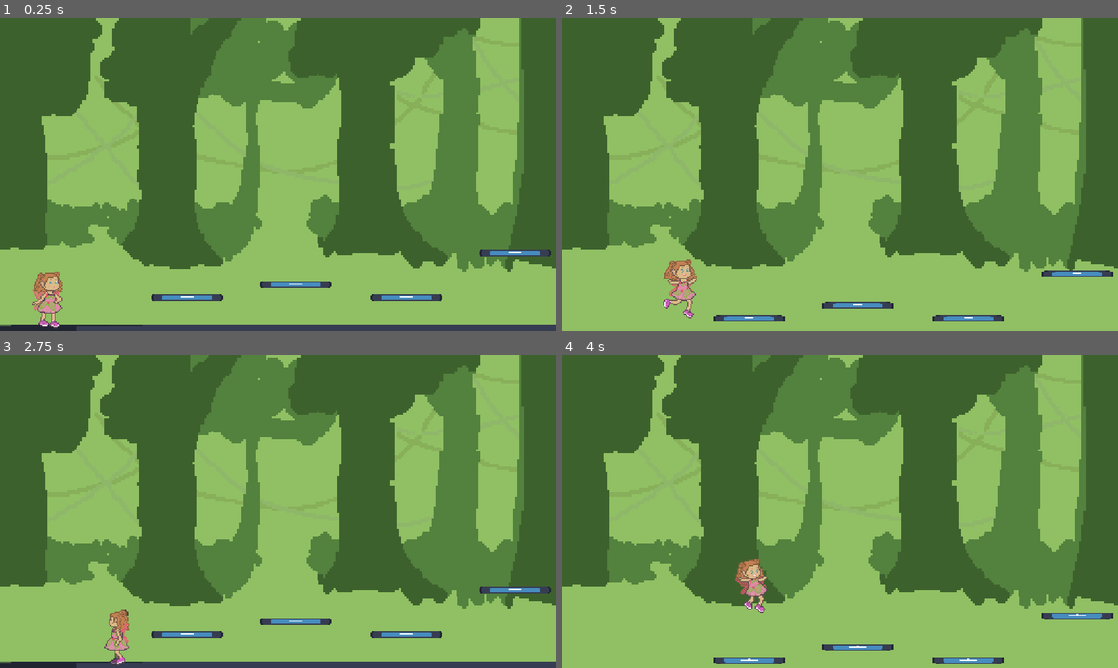
Above: before the commit, frames 1-4 (two rows, left to right).
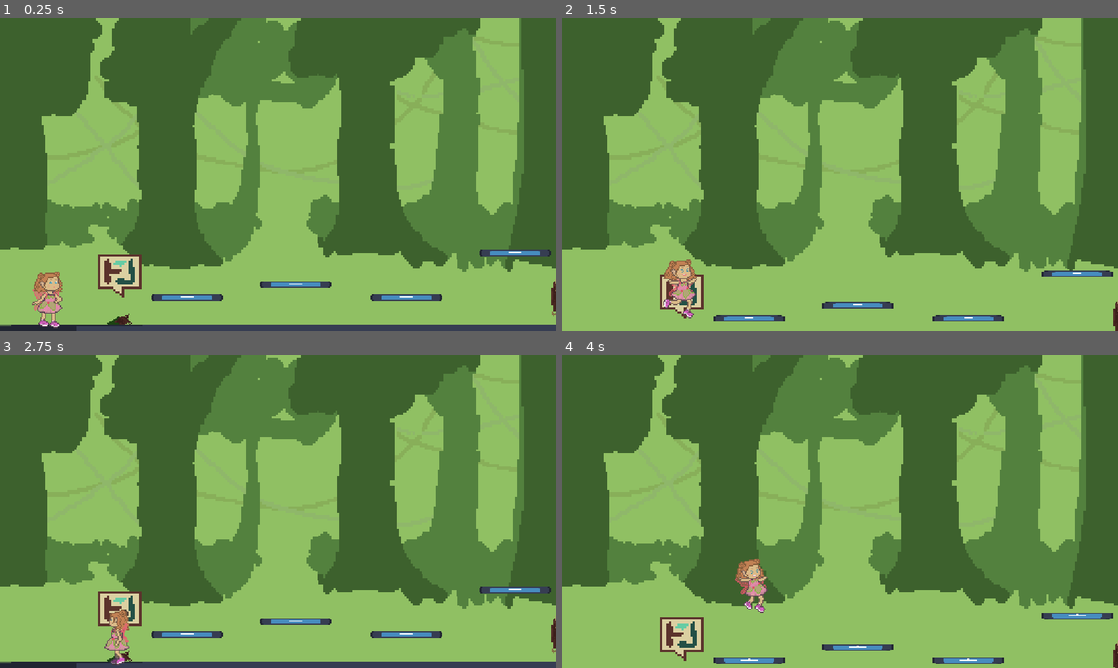
Above: after the commit, the same moments.

Repository: AlexReidNZ/Into-The-Pixie-Kingdom
Game: Godot game, scene res://platformer/platform_level.tscn
Two runs of this game, one before a commit and one after it. Both use one fixed random seed, a clock stepped at 60 frames per second and the inputs below. The engine's default icon, where the game draws it, is replaced by a stand-in: a white triangle on a blue panel in a dark square.
Inputs (mouse positions are in pixels of both pictures, inside the frame that each line leads up to):
- Up to frame 1 (0.25 s): no input
- Up to frame 2 (1.5 s): tap Enter (ui_accept) at 0.5 s; move the mouse to (962, 158) at 0.52 s; press the mouse at (962, 158) at 0.53 s; hold Right (move_right) from 0.53 s (still down); tap Space (jump) at 0.77 s; move the mouse to (728, 190) at 1.27 s; release the mouse at (728, 190) at 1.28 s; click (728, 190) at 1.35 s
- Up to frame 3 (2.75 s): tap Space (jump) at 1.52 s; move the mouse to (333, 442) at 2.02 s; release Right (move_right) at 2.03 s; press the mouse at (333, 442) at 2.03 s; hold Left (move_left) from 2.03 s (still down); tap R (rotate puzzle piece) at 2.1 s
- Up to frame 4 (4 s): move the mouse to (812, 574) at 2.77 s; release Left (move_left) at 2.78 s; release the mouse at (812, 574) at 2.78 s; hold Right (move_right) from 2.78 s (still down); tap Shift (run) at 2.85 s; tap Space (jump) at 3.02, 3.77 s; click (812, 574) at 3.05 s; move the mouse to (1006, 558) at 3.52 s; press the mouse at (1006, 558) at 3.53 s

The runs differ from the first frame. In frame 1, 1.1% of the frame differs, in the area x 17-100%, y 75-98%; in frame 2, 0.6%; in frame 3, 0.8%; in frame 4, 1.0%.

Commit message:
feat: add implementation for second puzzle to level

Diff:
--- a/Scenes/Puzzle/puzzle.tscn
+++ b/Scenes/Puzzle/puzzle.tscn
@@ -42,7 +42,7 @@
 mouse_filter = 2
 texture = ExtResource("1_ldf3w")
 
-[node name="GridSlots" type="Node2D" parent="GridBorderSprite"]
+[node name="GridSlots" type="Node2D" parent="GridBorderSprite" groups=["Puzzle1Colliders"]]
 position = Vector2(-96, -59.5)
 
 [node name="PuzzleSlot1" parent="GridBorderSprite/GridSlots" instance=ExtResource("5_q23f7")]
--- /dev/null
+++ b/Scenes/Puzzle/puzzle02.tscn
@@ -0,0 +1,208 @@
+[gd_scene load_steps=15 format=3 uid="uid://d0q7ekijn3xcg"]
+
+[ext_resource type="Script" path="res://Scripts/puzzle/puzzleManager.gd" id="1_kx7l1"]
+[ext_resource type="Texture2D" uid="uid://b3wxwjhe2nv4k" path="res://Sprites/Puzzle/ivypath frame02.png" id="2_y03if"]
+[ext_resource type="PackedScene" uid="uid://dpbk473o0mgwi" path="res://Scenes/Puzzle/PuzzleSlot.tscn" id="3_l4llq"]
+[ext_resource type="PackedScene" uid="uid://cyhmn6hjhlm2f" path="res://Scenes/Puzzle/PuzzleBlocks/puzzle_piece_l.tscn" id="4_qw1qi"]
+[ext_resource type="PackedScene" uid="uid://c1vruqq0sq1c5" path="res://Scenes/Puzzle/PuzzleBlocks/puzzle_piece_square.tscn" id="6_g4ofa"]
+[ext_resource type="PackedScene" uid="uid://b7sjuewe0grbs" path="res://Scenes/Puzzle/PuzzleBlocks/puzzle_piece_straight_l.tscn" id="7_bsjqu"]
+[ext_resource type="PackedScene" uid="uid://cytyrkcontwse" path="res://Scenes/Puzzle/PuzzleBlocks/puzzle_piece_s.tscn" id="7_d2h45"]
+[ext_resource type="PackedScene" uid="uid://flj1uy4s5840" path="res://Scenes/Puzzle/PuzzleBlocks/puzzle_piece_straight_s.tscn" id="8_l0dao"]
+[ext_resource type="PackedScene" uid="uid://bqci0lybmp3w8" path="res://Scenes/Puzzle/PuzzleBlocks/puzzle_piece_f.tscn" id="9_lqd41"]
+[ext_resource type="Script" path="res://Scenes/Puzzle/back_button.gd" id="9_xmcks"]
+[ext_resource type="Texture2D" uid="uid://jvq16braaowp" path="res://Sprites/Puzzle/backButton.png" id="10_djevq"]
+[ext_resource type="PackedScene" uid="uid://dh8lwaixxleby" path="res://Scenes/Puzzle/PuzzleBlocks/puzzle_piece_t.tscn" id="10_ec3wr"]
+[ext_resource type="PackedScene" uid="uid://ohifdccu0ptl" path="res://Scenes/Puzzle/PuzzleBlocks/puzzle_piece_d.tscn" id="11_0jvmu"]
+
+[sub_resource type="RectangleShape2D" id="RectangleShape2D_iywf2"]
+size = Vector2(20, 13)
+
+[node name="Puzzle" type="Control"]
+layout_mode = 3
+anchors_preset = 15
+anchor_right = 1.0
+anchor_bottom = 1.0
+grow_horizontal = 2
+grow_vertical = 2
+size_flags_horizontal = 4
+size_flags_vertical = 4
+mouse_filter = 2
+script = ExtResource("1_kx7l1")
+
+[node name="GridBorderSprite" type="TextureRect" parent="."]
+layout_mode = 1
+anchors_preset = 8
+anchor_left = 0.5
+anchor_top = 0.5
+anchor_right = 0.5
+anchor_bottom = 0.5
+offset_left = -160.0
+offset_top = -84.5
+offset_right = 160.0
+offset_bottom = 84.5
+grow_horizontal = 2
+grow_vertical = 2
+mouse_filter = 2
+texture = ExtResource("2_y03if")
+
+[node name="GridSlots" type="Node2D" parent="GridBorderSprite" groups=["Puzzle2Colliders"]]
+position = Vector2(-96, -59.5)
+
+[node name="PuzzleSlot1" parent="GridBorderSprite/GridSlots" instance=ExtResource("3_l4llq")]
+position = Vector2(200, 88)
+
+[node name="PuzzleSlot2" parent="GridBorderSprite/GridSlots" instance=ExtResource("3_l4llq")]
+position = Vector2(222, 88)
+
+[node name="PuzzleSlot3" parent="GridBorderSprite/GridSlots" instance=ExtResource("3_l4llq")]
+position = Vector2(244, 88)
+
+[node name="PuzzleSlot4" parent="GridBorderSprite/GridSlots" instance=ExtResource("3_l4llq")]
+position = Vector2(266, 88)
+
+[node name="PuzzleSlot5" parent="GridBorderSprite/GridSlots" instance=ExtResource("3_l4llq")]
+position = Vector2(288, 88)
+
+[node name="PuzzleSlot6" parent="GridBorderSprite/GridSlots" instance=ExtResource("3_l4llq")]
+position = Vector2(310, 88)
+
+[node name="PuzzleSlot7" parent="GridBorderSprite/GridSlots" instance=ExtResource("3_l4llq")]
+position = Vector2(200, 110)
+
+[node name="PuzzleSlot8" parent="GridBorderSprite/GridSlots" instance=ExtResource("3_l4llq")]
+position = Vector2(222, 110)
+
+[node name="PuzzleSlot9" parent="GridBorderSprite/GridSlots" instance=ExtResource("3_l4llq")]
+position = Vector2(244, 110)
+
+[node name="PuzzleSlot10" parent="GridBorderSprite/GridSlots" instance=ExtResource("3_l4llq")]
+position = Vector2(266, 110)
+
+[node name="PuzzleSlot11" parent="GridBorderSprite/GridSlots" instance=ExtResource("3_l4llq")]
+position = Vector2(288, 110)
+
+[node name="PuzzleSlot12" parent="GridBorderSprite/GridSlots" instance=ExtResource("3_l4llq")]
+position = Vector2(310, 110)
+
+[node name="PuzzleSlot13" parent="GridBorderSprite/GridSlots" instance=ExtResource("3_l4llq")]
+position = Vector2(200, 132)
+
+[node name="PuzzleSlot14" parent="GridBorderSprite/GridSlots" instance=ExtResource("3_l4llq")]
+position = Vector2(222, 132)
+
+[node name="PuzzleSlot15" parent="GridBorderSprite/GridSlots" instance=ExtResource("3_l4llq")]
+position = Vector2(244, 132)
+
+[node name="PuzzleSlot16" parent="GridBorderSprite/GridSlots" instance=ExtResource("3_l4llq")]
+position = Vector2(266, 132)
+
+[node name="PuzzleSlot17" parent="GridBorderSprite/GridSlots" instance=ExtResource("3_l4llq")]
+position = Vector2(288, 132)
+
+[node name="PuzzleSlot18" parent="GridBorderSprite/GridSlots" instance=ExtResource("3_l4llq")]
+position = Vector2(310, 132)
+
+[node name="PuzzleSlot19" parent="GridBorderSprite/GridSlots" instance=ExtResource("3_l4llq")]
+position = Vector2(200, 154)
+
+[node name="PuzzleSlot20" parent="GridBorderSprite/GridSlots" instance=ExtResource("3_l4llq")]
+position = Vector2(222, 154)
+
+[node name="PuzzleSlot21" parent="GridBorderSprite/GridSlots" instance=ExtResource("3_l4llq")]
+position = Vector2(244, 154)
+
+[node name="PuzzleSlot22" parent="GridBorderSprite/GridSlots" instance=ExtResource("3_l4llq")]
+position = Vector2(266, 154)
+
+[node name="PuzzleSlot23" parent="GridBorderSprite/GridSlots" instance=ExtResource("3_l4llq")]
+position = Vector2(288, 154)
+
+[node name="PuzzleSlot24" parent="GridBorderSprite/GridSlots" instance=ExtResource("3_l4llq")]
+position = Vector2(310, 154)
+
+[node name="PuzzleSlot25" parent="GridBorderSprite/GridSlots" instance=ExtResource("3_l4llq")]
+position = Vector2(200, 176)
+
+[node name="PuzzleSlot26" parent="GridBorderSprite/GridSlots" instance=ExtResource("3_l4llq")]
+position = Vector2(222, 176)
+
+[node name="PuzzleSlot27" parent="GridBorderSprite/GridSlots" instance=ExtResource("3_l4llq")]
+position = Vector2(244, 176)
+
+[node name="PuzzleSlot28" parent="GridBorderSprite/GridSlots" instance=ExtResource("3_l4llq")]
+position = Vector2(266, 176)
+
+[node name="PuzzleSlot29" parent="GridBorderSprite/GridSlots" instance=ExtResource("3_l4llq")]
+position = Vector2(288, 176)
+
+[node name="PuzzleSlot30" parent="GridBorderSprite/GridSlots" instance=ExtResource("3_l4llq")]
+position = Vector2(310, 176)
+
+[node name="PuzzleSlot31" parent="GridBorderSprite/GridSlots" instance=ExtResource("3_l4llq")]
+position = Vector2(200, 198)
+
+[node name="PuzzleSlot32" parent="GridBorderSprite/GridSlots" instance=ExtResource("3_l4llq")]
+position = Vector2(222, 198)
+
+[node name="PuzzleSlot33" parent="GridBorderSprite/GridSlots" instance=ExtResource("3_l4llq")]
+position = Vector2(244, 198)
+
+[node name="PuzzleSlot34" parent="GridBorderSprite/GridSlots" instance=ExtResource("3_l4llq")]
+position = Vector2(266, 198)
+
+[node name="PuzzleSlot35" parent="GridBorderSprite/GridSlots" instance=ExtResource("3_l4llq")]
+position = Vector2(288, 198)
+
+[node name="PuzzleSlot36" parent="GridBorderSprite/GridSlots" instance=ExtResource("3_l4llq")]
+position = Vector2(310, 198)
+
+[node name="PuzzlePieces" type="Node2D" parent="GridBorderSprite"]
+
+[node name="PuzzlePieceL" parent="GridBorderSprite/PuzzlePieces" instance=ExtResource("4_qw1qi")]
+position = Vector2(287, 142.5)
+rotation = 4.71239
+scale = Vector2(-1, 1)
+
+[node name="PuzzlePieceSquare" parent="GridBorderSprite/PuzzlePieces" instance=ExtResource("6_g4ofa")]
+position = Vector2(297, 23.5)
+
+[node name="PuzzlePieceStraightL" parent="GridBorderSprite/PuzzlePieces" instance=ExtResource("7_bsjqu")]
+position = Vector2(41, 149.5)
+
+[node name="PuzzlePieceS" parent="GridBorderSprite/PuzzlePieces" instance=ExtResource("7_d2h45")]
+position = Vector2(295, 87.5)
+rotation = 1.5708
+
+[node name="PuzzlePieceS2" parent="GridBorderSprite/PuzzlePieces" instance=ExtResource("7_d2h45")]
+position = Vector2(40, 47.5)
+scale = Vector2(-1, 1)
+
+[node name="PuzzlePieceStraightS" parent="GridBorderSprite/PuzzlePieces" instance=ExtResource("8_l0dao")]
+position = Vector2(260, 114.5)
+rotation = 1.5708
+
+[node name="PuzzlePieceF" parent="GridBorderSprite/PuzzlePieces" instance=ExtResource("9_lqd41")]
+position = Vector2(55, 105.5)
+rotation = 1.5708
+
+[node name="PuzzlePieceT" parent="GridBorderSprite/PuzzlePieces" instance=ExtResource("10_ec3wr")]
+position = Vector2(256, 44.5)
+rotation = 1.5708
+
+[node name="PuzzlePieceD" parent="GridBorderSprite/PuzzlePieces" instance=ExtResource("11_0jvmu")]
+position = Vector2(22, 104.5)
+rotation = 1.5708
+
+[node name="BackButton" type="Area2D" parent="GridBorderSprite"]
+position = Vector2(27, 16.5)
+script = ExtResource("9_xmcks")
+metadata/_edit_group_ = true
+
+[node name="CollisionShape2D" type="CollisionShape2D" parent="GridBorderSprite/BackButton"]
+shape = SubResource("RectangleShape2D_iywf2")
+
+[node name="Sprite2D" type="Sprite2D" parent="GridBorderSprite/BackButton"]
+texture = ExtResource("10_djevq")
+
+[connection signal="mouse_entered" from="GridBorderSprite/BackButton" to="GridBorderSprite/BackButton" method="_on_mouse_entered"]
+[connection signal="mouse_exited" from="GridBorderSprite/BackButton" to="GridBorderSprite/BackButton" method="_on_mouse_exited"]
--- /dev/null
+++ b/Scenes/Puzzle/puzzle03.tscn
@@ -0,0 +1,199 @@
+[gd_scene load_steps=12 format=3 uid="uid://doot1xvshlh6h"]
+
+[ext_resource type="Script" path="res://Scripts/puzzle/puzzleManager.gd" id="1_rdvuq"]
+[ext_resource type="Texture2D" uid="uid://b3wxwjhe2nv4k" path="res://Sprites/Puzzle/ivypath frame02.png" id="2_yjw5c"]
+[ext_resource type="PackedScene" uid="uid://dpbk473o0mgwi" path="res://Scenes/Puzzle/PuzzleSlot.tscn" id="3_lxdr1"]
+[ext_resource type="PackedScene" uid="uid://cyhmn6hjhlm2f" path="res://Scenes/Puzzle/PuzzleBlocks/puzzle_piece_l.tscn" id="4_htb1p"]
+[ext_resource type="PackedScene" uid="uid://bro3kv71gwr07" path="res://Scenes/Puzzle/PuzzleBlocks/puzzle_piece_l_long.tscn" id="5_k0svw"]
+[ext_resource type="PackedScene" uid="uid://c1vruqq0sq1c5" path="res://Scenes/Puzzle/PuzzleBlocks/puzzle_piece_square.tscn" id="6_6hoht"]
+[ext_resource type="PackedScene" uid="uid://b7sjuewe0grbs" path="res://Scenes/Puzzle/PuzzleBlocks/puzzle_piece_straight_l.tscn" id="7_fx1eh"]
+[ext_resource type="PackedScene" uid="uid://bifq4bdf61s8b" path="res://Scenes/Puzzle/PuzzleBlocks/puzzle_piece_straight_m.tscn" id="8_j4jcg"]
+[ext_resource type="Script" path="res://Scenes/Puzzle/back_button.gd" id="9_vybjj"]
+[ext_resource type="Texture2D" uid="uid://jvq16braaowp" path="res://Sprites/Puzzle/backButton.png" id="10_mcvb8"]
+
+[sub_resource type="RectangleShape2D" id="RectangleShape2D_iywf2"]
+size = Vector2(20, 13)
+
+[node name="Puzzle" type="Control"]
+layout_mode = 3
+anchors_preset = 15
+anchor_right = 1.0
+anchor_bottom = 1.0
+grow_horizontal = 2
+grow_vertical = 2
+size_flags_horizontal = 4
+size_flags_vertical = 4
+mouse_filter = 2
+script = ExtResource("1_rdvuq")
+
+[node name="GridBorderSprite" type="TextureRect" parent="."]
+layout_mode = 1
+anchors_preset = 8
+anchor_left = 0.5
+anchor_top = 0.5
+anchor_right = 0.5
+anchor_bottom = 0.5
+offset_left = -160.0
+offset_top = -84.5
+offset_right = 160.0
+offset_bottom = 84.5
+grow_horizontal = 2
+grow_vertical = 2
+mouse_filter = 2
+texture = ExtResource("2_yjw5c")
+
+[node name="GridSlots" type="Node2D" parent="GridBorderSprite"]
+position = Vector2(-96, -59.5)
+
+[node name="PuzzleSlot1" parent="GridBorderSprite/GridSlots" instance=ExtResource("3_lxdr1")]
+position = Vector2(200, 88)
+
+[node name="PuzzleSlot2" parent="GridBorderSprite/GridSlots" instance=ExtResource("3_lxdr1")]
+position = Vector2(222, 88)
+
+[node name="PuzzleSlot3" parent="GridBorderSprite/GridSlots" instance=ExtResource("3_lxdr1")]
+position = Vector2(244, 88)
+
+[node name="PuzzleSlot4" parent="GridBorderSprite/GridSlots" instance=ExtResource("3_lxdr1")]
+position = Vector2(266, 88)
+
+[node name="PuzzleSlot5" parent="GridBorderSprite/GridSlots" instance=ExtResource("3_lxdr1")]
+position = Vector2(288, 88)
+
+[node name="PuzzleSlot6" parent="GridBorderSprite/GridSlots" instance=ExtResource("3_lxdr1")]
+position = Vector2(310, 88)
+
+[node name="PuzzleSlot7" parent="GridBorderSprite/GridSlots" instance=ExtResource("3_lxdr1")]
+position = Vector2(200, 110)
+
+[node name="PuzzleSlot8" parent="GridBorderSprite/GridSlots" instance=ExtResource("3_lxdr1")]
+position = Vector2(222, 110)
+
+[node name="PuzzleSlot9" parent="GridBorderSprite/GridSlots" instance=ExtResource("3_lxdr1")]
+position = Vector2(244, 110)
+
+[node name="PuzzleSlot10" parent="GridBorderSprite/GridSlots" instance=ExtResource("3_lxdr1")]
+position = Vector2(266, 110)
+
+[node name="PuzzleSlot11" parent="GridBorderSprite/GridSlots" instance=ExtResource("3_lxdr1")]
+position = Vector2(288, 110)
+
+[node name="PuzzleSlot12" parent="GridBorderSprite/GridSlots" instance=ExtResource("3_lxdr1")]
+position = Vector2(310, 110)
+
+[node name="PuzzleSlot13" parent="GridBorderSprite/GridSlots" instance=ExtResource("3_lxdr1")]
+position = Vector2(200, 132)
+
+[node name="PuzzleSlot14" parent="GridBorderSprite/GridSlots" instance=ExtResource("3_lxdr1")]
+position = Vector2(222, 132)
+
+[node name="PuzzleSlot15" parent="GridBorderSprite/GridSlots" instance=ExtResource("3_lxdr1")]
+position = Vector2(244, 132)
+
+[node name="PuzzleSlot16" parent="GridBorderSprite/GridSlots" instance=ExtResource("3_lxdr1")]
+position = Vector2(266, 132)
+
+[node name="PuzzleSlot17" parent="GridBorderSprite/GridSlots" instance=ExtResource("3_lxdr1")]
+position = Vector2(288, 132)
+
+[node name="PuzzleSlot18" parent="GridBorderSprite/GridSlots" instance=ExtResource("3_lxdr1")]
+position = Vector2(310, 132)
+
+[node name="PuzzleSlot19" parent="GridBorderSprite/GridSlots" instance=ExtResource("3_lxdr1")]
+position = Vector2(200, 154)
+
+[node name="PuzzleSlot20" parent="GridBorderSprite/GridSlots" instance=ExtResource("3_lxdr1")]
+position = Vector2(222, 154)
+
+[node name="PuzzleSlot21" parent="GridBorderSprite/GridSlots" instance=ExtResource("3_lxdr1")]
+position = Vector2(244, 154)
+
+[node name="PuzzleSlot22" parent="GridBorderSprite/GridSlots" instance=ExtResource("3_lxdr1")]
+position = Vector2(266, 154)
+
+[node name="PuzzleSlot23" parent="GridBorderSprite/GridSlots" instance=ExtResource("3_lxdr1")]
+position = Vector2(288, 154)
+
+[node name="PuzzleSlot24" parent="GridBorderSprite/GridSlots" instance=ExtResource("3_lxdr1")]
+position = Vector2(310, 154)
+
+[node name="PuzzleSlot25" parent="GridBorderSprite/GridSlots" instance=ExtResource("3_lxdr1")]
+position = Vector2(200, 176)
+
+[node name="PuzzleSlot26" parent="GridBorderSprite/GridSlots" instance=ExtResource("3_lxdr1")]
+position = Vector2(222, 176)
+
+[node name="PuzzleSlot27" parent="GridBorderSprite/GridSlots" instance=ExtResource("3_lxdr1")]
+position = Vector2(244, 176)
+
+[node name="PuzzleSlot28" parent="GridBorderSprite/GridSlots" instance=ExtResource("3_lxdr1")]
+position = Vector2(266, 176)
+
+[node name="PuzzleSlot29" parent="GridBorderSprite/GridSlots" instance=ExtResource("3_lxdr1")]
+position = Vector2(288, 176)
+
+[node name="PuzzleSlot30" parent="GridBorderSprite/GridSlots" instance=ExtResource("3_lxdr1")]
+position = Vector2(310, 176)
+
+[node name="PuzzleSlot31" parent="GridBorderSprite/GridSlots" instance=ExtResource("3_lxdr1")]
+position = Vector2(200, 198)
+
+[node name="PuzzleSlot32" parent="GridBorderSprite/GridSlots" instance=ExtResource("3_lxdr1")]
+position = Vector2(222, 198)
+
+[node name="PuzzleSlot33" parent="GridBorderSprite/GridSlots" instance=ExtResource("3_lxdr1")]
+position = Vector2(244, 198)
+
+[node name="PuzzleSlot34" parent="GridBorderSprite/GridSlots" instance=ExtResource("3_lxdr1")]
+position = Vector2(266, 198)
+
+[node name="PuzzleSlot35" parent="GridBorderSprite/GridSlots" instance=ExtResource("3_lxdr1")]
+position = Vector2(288, 198)
+
+[node name="PuzzleSlot36" parent="GridBorderSprite/GridSlots" instance=ExtResource("3_lxdr1")]
+position = Vector2(310, 198)
+
+[node name="PuzzlePieces" type="Node2D" parent="GridBorderSprite"]
+
+[node name="PuzzlePieceL" parent="GridBorderSprite/PuzzlePieces" instance=ExtResource("4_htb1p")]
+position = Vector2(291, 131.5)
+
+[node name="PuzzlePieceL2" parent="GridBorderSprite/PuzzlePieces" instance=ExtResource("4_htb1p")]
+position = Vector2(19, 60.5)
+rotation = 3.14159
+
+[node name="PuzzlePieceLLong" parent="GridBorderSprite/PuzzlePieces" instance=ExtResource("5_k0svw")]
+position = Vector2(33, 135.5)
+
+[node name="PuzzlePieceSquare" parent="GridBorderSprite/PuzzlePieces" instance=ExtResource("6_6hoht")]
+position = Vector2(62, 51.5)
+
+[node name="PuzzlePieceSquare2" parent="GridBorderSprite/PuzzlePieces" instance=ExtResource("6_6hoht")]
+position = Vector2(291, 71.5)
+
+[node name="PuzzlePieceSquare3" parent="GridBorderSprite/PuzzlePieces" instance=ExtResource("6_6hoht")]
+position = Vector2(263, 113.5)
+
+[node name="PuzzlePieceSquare4" parent="GridBorderSprite/PuzzlePieces" instance=ExtResource("6_6hoht")]
+position = Vector2(297, 26.5)
+
+[node name="PuzzlePieceStraightL" parent="GridBorderSprite/PuzzlePieces" instance=ExtResource("7_fx1eh")]
+position = Vector2(254, 43.5)
+rotation = 1.5708
+
+[node name="PuzzlePieceStraightM" parent="GridBorderSprite/PuzzlePieces" instance=ExtResource("8_j4jcg")]
+position = Vector2(52, 94.5)
+
+[node name="BackButton" type="Area2D" parent="GridBorderSprite"]
+position = Vector2(27, 16.5)
+script = ExtResource("9_vybjj")
+metadata/_edit_group_ = true
+
+[node name="CollisionShape2D" type="CollisionShape2D" parent="GridBorderSprite/BackButton"]
+shape = SubResource("RectangleShape2D_iywf2")
+
+[node name="Sprite2D" type="Sprite2D" parent="GridBorderSprite/BackButton"]
+texture = ExtResource("10_mcvb8")
+
+[connection signal="mouse_entered" from="GridBorderSprite/BackButton" to="GridBorderSprite/BackButton" method="_on_mouse_entered"]
+[connection signal="mouse_exited" from="GridBorderSprite/BackButton" to="GridBorderSprite/BackButton" method="_on_mouse_exited"]
--- a/Scripts/puzzle/PuzzleBlock.gd
+++ b/Scripts/puzzle/PuzzleBlock.gd
@@ -8,6 +8,10 @@
 var is_droppable = false
 var current_overlaps = []
 @onready var start_pos = global_position
+var initial_scale
+
+func _ready() -> void:
+	initial_scale = transform.get_scale()
 
 func  _process(delta: float) -> void:
 	if draggable:
@@ -21,7 +25,7 @@
 func _on_area_2d_mouse_entered() -> void:
 	if not puzzleManager.is_dragging:
 		draggable = true
-		scale = Vector2(1.05,1.05)
+		scale = Vector2(1.05,1.05) * initial_scale
 
 func _on_area_2d_mouse_exited() -> void:
 	if not puzzleManager.is_dragging:
@@ -73,4 +77,4 @@
 
 func cancel_drag():
 	draggable = false
-	scale = Vector2(1,1)
+	scale = Vector2(1,1) * initial_scale
--- a/Scripts/puzzle/PuzzleSlot.gd
+++ b/Scripts/puzzle/PuzzleSlot.gd
@@ -1,2 +1,5 @@
 extends Area2D
 var slotTaken = false
+
+func _ready():
+	add_to_group("Colliders")
--- a/Scripts/puzzle/puzzle_indicator.gd
+++ b/Scripts/puzzle/puzzle_indicator.gd
@@ -1,16 +1,23 @@
 extends Area2D
 
 @export var puzzle_scene : PackedScene
+@export var puzzle_group : String
+@export var fixed_sprite : Texture2D
+@export var sprite_object : Sprite2D
 @onready var canvas = $CanvasLayer
 var clickable = false
 var puzzle_active = false
 var puzzle_instance
+var puzzle_slots
 
 # Called when the node enters the scene tree for the first time.
 func _ready() -> void:
 	puzzle_instance = puzzle_scene.instantiate()
 	canvas.add_child(puzzle_instance)
 	puzzle_instance.hide()
+	puzzle_slots = get_tree().get_first_node_in_group(puzzle_group).get_children()
+	for i in puzzle_slots:
+		i.get_child(0).disabled = true
 
 # Called every frame. 'delta' is the elapsed time since the previous frame.
 func _process(delta: float) -> void:
@@ -29,11 +36,15 @@
 	if puzzle_instance: #make sure puzzle instantiated correctly
 		if puzzle_active:
 			puzzle_instance.show()
+			for i in puzzle_slots:
+				i.get_child(0).disabled = false
 		else:
 			puzzle_instance.hide()
+			for i in puzzle_slots:
+				i.get_child(0).disabled = true
 
 func _on_puzzle_won():
 	print("puzzle has been won")
 	toggle_puzzle()
-	#change sprite of puzzle object to fixed sprite
+	sprite_object.texture = fixed_sprite
 	self.hide()
--- a/platformer/platform_level.tscn
+++ b/platformer/platform_level.tscn
@@ -1,10 +1,14 @@
-[gd_scene load_steps=9 format=3 uid="uid://cfrj4t5rn0lay"]
+[gd_scene load_steps=13 format=3 uid="uid://cfrj4t5rn0lay"]
 
 [ext_resource type="PackedScene" uid="uid://boc6l1kkktvup" path="res://player/player.tscn" id="1_bxnp0"]
 [ext_resource type="Texture2D" uid="uid://ca56kg7jr5m0y" path="res://Sprites/icon.svg" id="1_woxqj"]
 [ext_resource type="Texture2D" uid="uid://boy25fpexvose" path="res://platformer/Ivy Path Background.png" id="3_k08ho"]
 [ext_resource type="PackedScene" uid="uid://cjh0ek7l4pjl8" path="res://Scenes/Puzzle/puzzle_indicator.tscn" id="4_31p03"]
 [ext_resource type="PackedScene" uid="uid://bhs05ayfbjvxk" path="res://Scenes/Puzzle/puzzle.tscn" id="5_qa8o1"]
+[ext_resource type="Texture2D" uid="uid://bcedy17mltjap" path="res://Sprites/Puzzle/worldSprites/Begining puzzle.png" id="6_ikes7"]
+[ext_resource type="PackedScene" uid="uid://d0q7ekijn3xcg" path="res://Scenes/Puzzle/puzzle02.tscn" id="7_is1mo"]
+[ext_resource type="Texture2D" uid="uid://cfogq20d8e7kt" path="res://Sprites/Puzzle/worldSprites/Broken Bridge.png" id="7_m2hj8"]
+[ext_resource type="Texture2D" uid="uid://uicaseo12kg1" path="res://Sprites/Puzzle/worldSprites/Broken Tree.png" id="8_sfko2"]
 
 [sub_resource type="WorldBoundaryShape2D" id="WorldBoundaryShape2D_mr6wc"]
 
@@ -165,6 +169,28 @@
 position = Vector2(33, 3)
 shape = SubResource("RectangleShape2D_hmkuf")
 
-[node name="PuzzleIndicator" parent="." instance=ExtResource("4_31p03")]
-position = Vector2(572, -143)
+[node name="PuzzleIndicator" parent="." node_paths=PackedStringArray("sprite_object") instance=ExtResource("4_31p03")]
+position = Vector2(110, -51)
 puzzle_scene = ExtResource("5_qa8o1")
+puzzle_group = "Puzzle1Colliders"
+fixed_sprite = ExtResource("6_ikes7")
+sprite_object = NodePath("BeginingPuzzle")
+
+[node name="BeginingPuzzle" type="Sprite2D" parent="PuzzleIndicator"]
+position = Vector2(0, 40)
+texture = ExtResource("6_ikes7")
+
+[node name="PuzzleIndicator2" parent="." node_paths=PackedStringArray("sprite_object") instance=ExtResource("4_31p03")]
+position = Vector2(571, -58)
+puzzle_scene = ExtResource("7_is1mo")
+puzzle_group = "Puzzle2Colliders"
+fixed_sprite = ExtResource("7_m2hj8")
+sprite_object = NodePath("BrokenBridge")
+
+[node name="BrokenBridge" type="Sprite2D" parent="PuzzleIndicator2"]
+position = Vector2(0, 30)
+texture = ExtResource("7_m2hj8")
+
+[node name="BrokenTree" type="Sprite2D" parent="."]
+position = Vector2(1132, -81)
+texture = ExtResource("8_sfko2")
--- a/project.godot
+++ b/project.godot
@@ -37,6 +37,8 @@
 [global_group]
 
 Player=""
+Puzzle1Colliders=""
+Puzzle2Colliders=""
 
 [input]
 
Binary file added: Sprites/Puzzle/worldSprites/Begining puzzle.png
Not shown, added: Sprites/Puzzle/worldSprites/Begining puzzle.png.import
Binary file added: Sprites/Puzzle/worldSprites/Broken Bridge.png
Not shown, added: Sprites/Puzzle/worldSprites/Broken Bridge.png.import
Binary file added: Sprites/Puzzle/worldSprites/Broken Tree.png
Not shown, added: Sprites/Puzzle/worldSprites/Broken Tree.png.import
Binary file added: Sprites/Puzzle/worldSprites/Fixed Bridge.png
Not shown, added: Sprites/Puzzle/worldSprites/Fixed Bridge.png.import
Binary file added: Sprites/Puzzle/worldSprites/Fixed Tree.png
Not shown, added: Sprites/Puzzle/worldSprites/Fixed Tree.png.import
